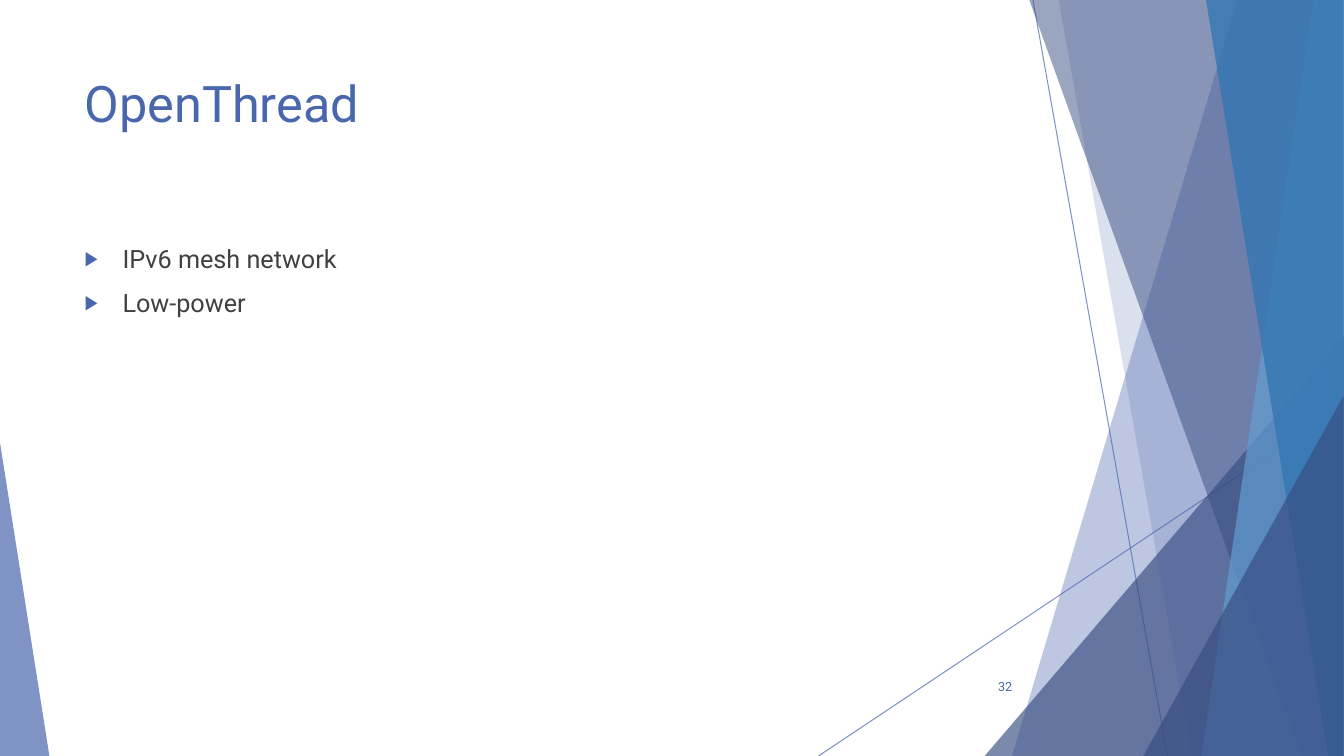
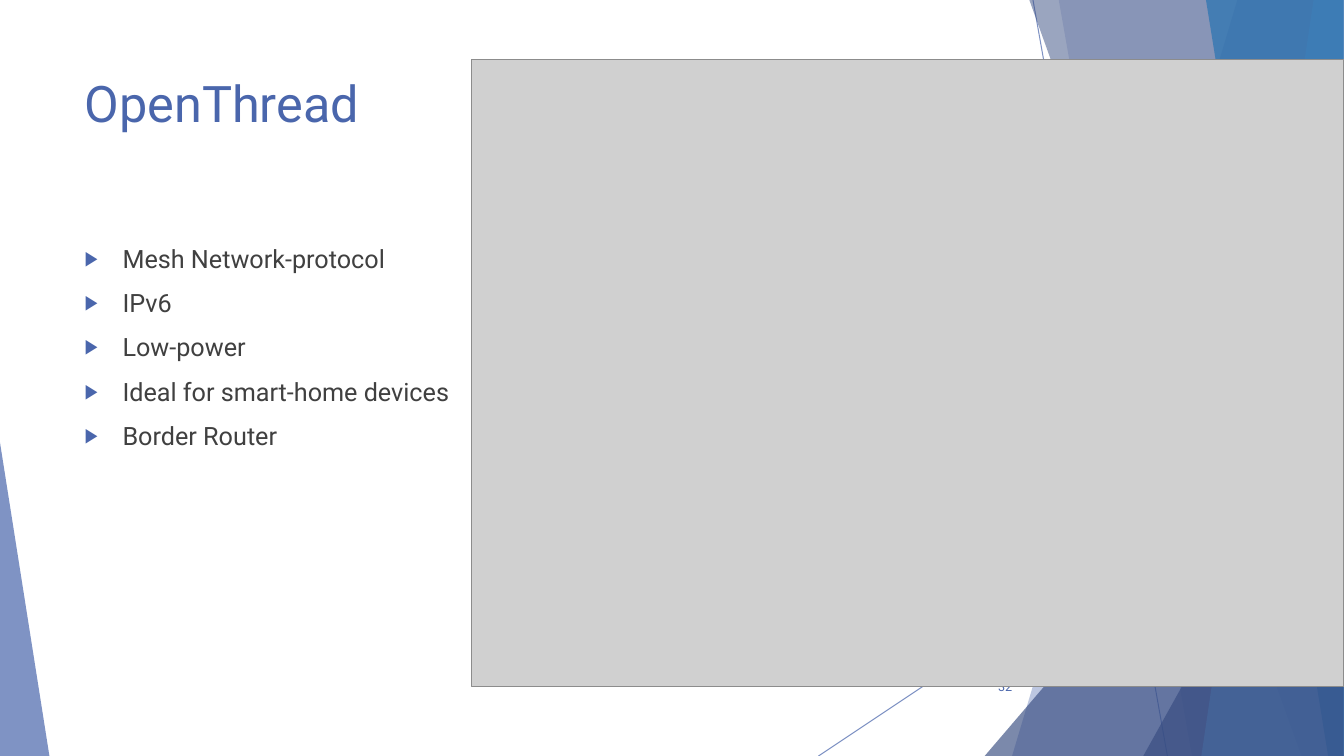
Before and after one commit to GysenBart/ProjectThreadMatter, a slide deck: slide 32 of Presentatie/ProjectThreadMatter.pptx. Drawn at 1344x756 pixels with LibreOffice and Linux fonts; fonts in the diff are those of the drawing; grey boxes stand for pictures. Boxes give left, top, right and bottom in pixels: in the first picture for what was removed or moved away, otherwise in the second. Text is boxed around its words. In the diff, an @@ line names an element or a change of style, - is before the commit and + after.

```diff
--- a/Presentatie/ProjectThreadMatter.pptx
+++ b/Presentatie/ProjectThreadMatter.pptx
@@ picture added at bbox=[472, 59, 1344, 687] @@
@@ text at bbox=[123, 249, 385, 313]: text changed @@
-▶ IPv6 mesh network
+▶ Mesh Network-protocol
+▶ IPv6
@@ text at bbox=[123, 382, 449, 446]: paragraphs added @@
+▶ Ideal for smart-home devices
+▶ Border Router
```
Also in this commit, not shown: 9 other slides changed, 4 slides added, 1 slide removed.
